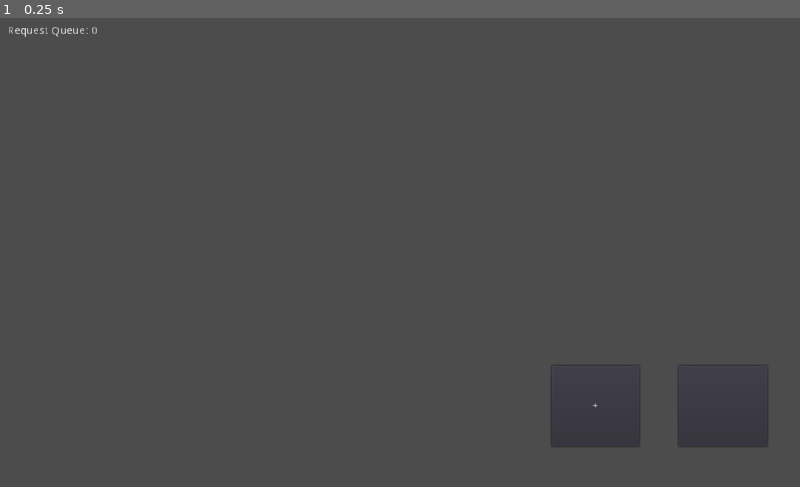
Above: before the commit, frame 1.
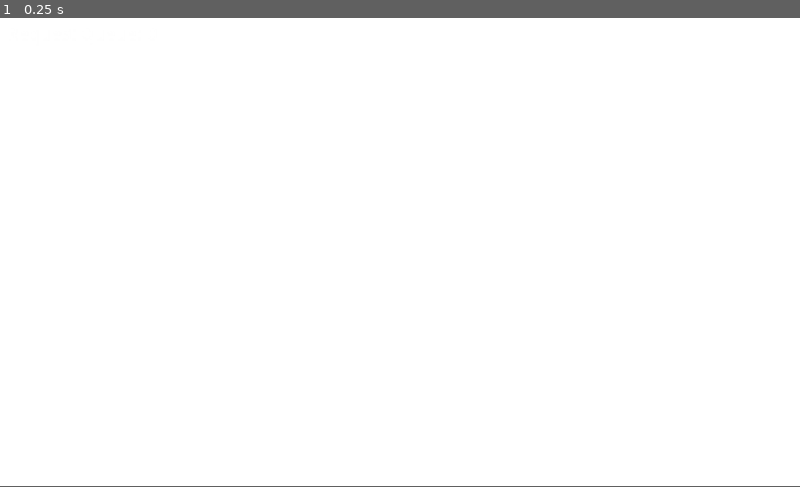
Above: after the commit, the same moment.

Repository: Changryy/Boat-Tracker
Game: Godot game, scene res://Main.tscn
Same seed, same stepped clock (60 frames per second), same inputs: the game is played once before the commit and once after it.
Inputs:
- Up to frame 1 (0.25 s): no input
In our replay, the window is 800x469 before the commit and 800x468 after it. These sizes can differ from the game's own. Grey fills any space a smaller window leaves; there, only what the larger window draws over its background counts as a difference.

The runs differ from the first frame. In frame 1, 100% of the frame differs, in the area x 0-100%, y 0-100%.

Commit message:
https instead of http

Diff:
--- a/Global/Extract.gd
+++ b/Global/Extract.gd
@@ -1,7 +1,7 @@
 extends Node
 
-var tracker_url = "http://solveig.oslo.no/anchoring-jtt.json"
-var anchor_url = "http://solveig.oslo.no/anchoring-summary.json"
+var tracker_url = "https://solveig.oslo.no/anchoring-jtt.json"
+var anchor_url = "https://solveig.oslo.no/anchoring-summary.json"
 
 func json(content):
 	return JSON.parse(content.get_string_from_utf8()).result
--- a/Global/RequestHandler.gd
+++ b/Global/RequestHandler.gd
@@ -22,7 +22,7 @@
 func _ready():
 	http_request = HTTPRequest.new()
 	http_request.connect("request_completed", self, "_on_receive_response")
-#	http_request.use_threads = true
+	http_request.use_threads = false
 	add_child(http_request)
 
 
--- a/Global/TileHandler.gd
+++ b/Global/TileHandler.gd
@@ -19,6 +19,7 @@
 	var error = image.load_png_from_buffer(body)
 	if error != OK:
 		push_error("Couldn't load the image.")
+	image.lock()
 	var texture = ImageTexture.new()
 	texture.create_from_image(image)
 	return texture
--- a/Main.tscn
+++ b/Main.tscn
@@ -14,6 +14,16 @@
 limit_right = 67108864
 limit_bottom = 67108864
 script = ExtResource( 2 )
+
+[node name="BG" type="CanvasLayer" parent="."]
+layer = -1
+
+[node name="ColorRect" type="ColorRect" parent="BG"]
+anchor_right = 1.0
+anchor_bottom = 1.0
+__meta__ = {
+"_edit_use_anchors_": false
+}
 
 [node name="Fixed" type="CanvasLayer" parent="."]
 
@@ -61,6 +71,7 @@
 }
 
 [node name="Zoom" type="HBoxContainer" parent="Fixed/UI/Bottom Right"]
+visible = false
 margin_right = 276.0
 margin_bottom = 103.0
 size_flags_horizontal = 3
--- a/project.godot
+++ b/project.godot
@@ -30,8 +30,10 @@
 
 window/dpi/allow_hidpi=true
 window/vsync/vsync_via_compositor=true
-window/stretch/mode="2d"
-window/stretch/aspect="expand"
+
+[gui]
+
+theme/use_hidpi=true
 
 [input]
 
Not shown, changed: export_presets.cfg
